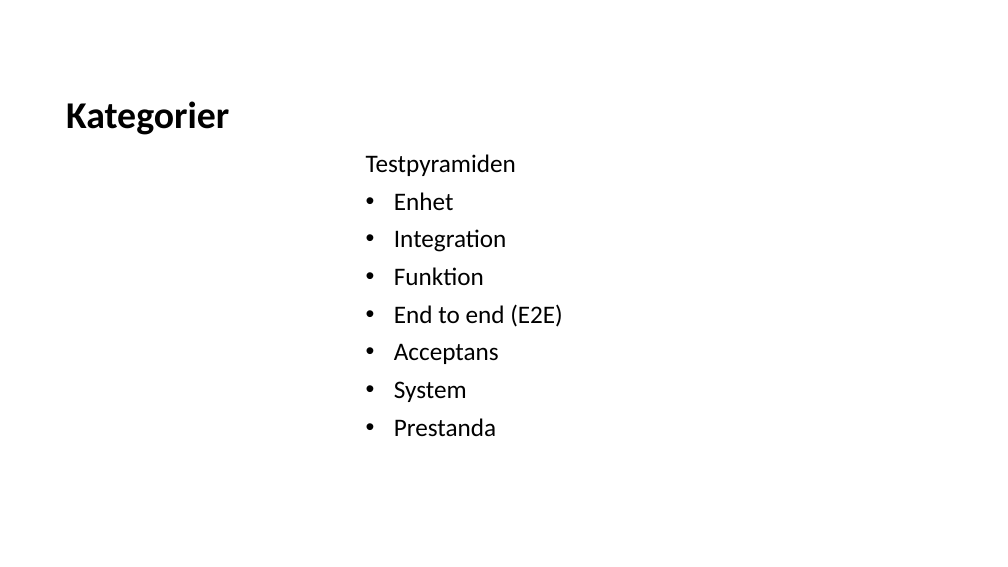
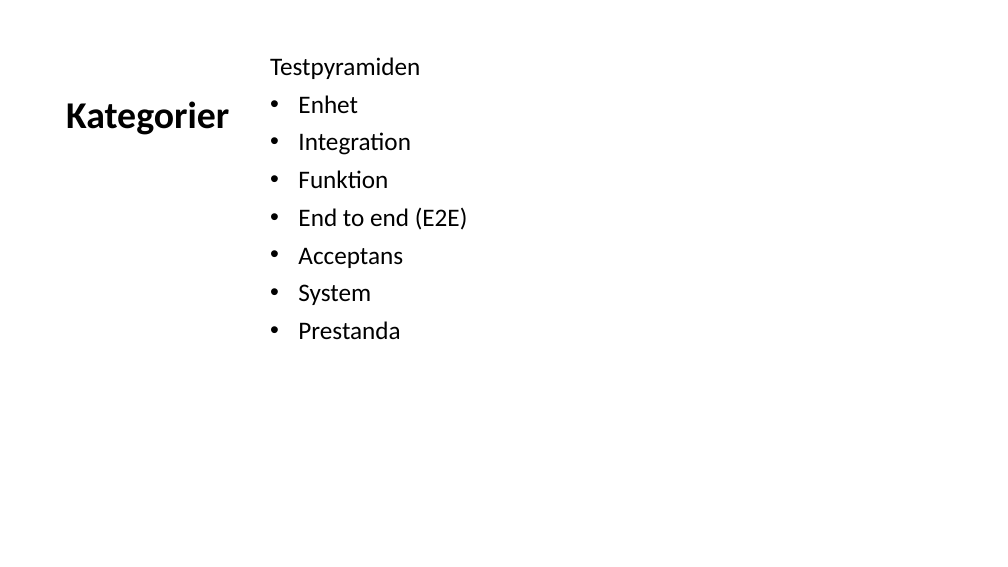
Before and after one commit to Omegapoint/tdd-lab, a slide deck: slide 16 of TDD-Presentation.pptx. Drawn at 1008x567 pixels with LibreOffice and Linux fonts; fonts in the diff are those of the drawing. Boxes give left, top, right and bottom in pixels: in the first picture for what was removed or moved away, otherwise in the second. Text is boxed around its words. In the diff, an @@ line names an element or a change of style, - is before the commit and + after.

```diff
--- a/TDD-Presentation.pptx
+++ b/TDD-Presentation.pptx
@@ subtitle "Testpyramiden": place and size @@
-subtitle "Testpyramiden" at box(366, 154, 563, 437)
+subtitle "Testpyramiden" at box(270, 57, 468, 340)
```
Also in this commit, not shown: 5 other slides changed.
